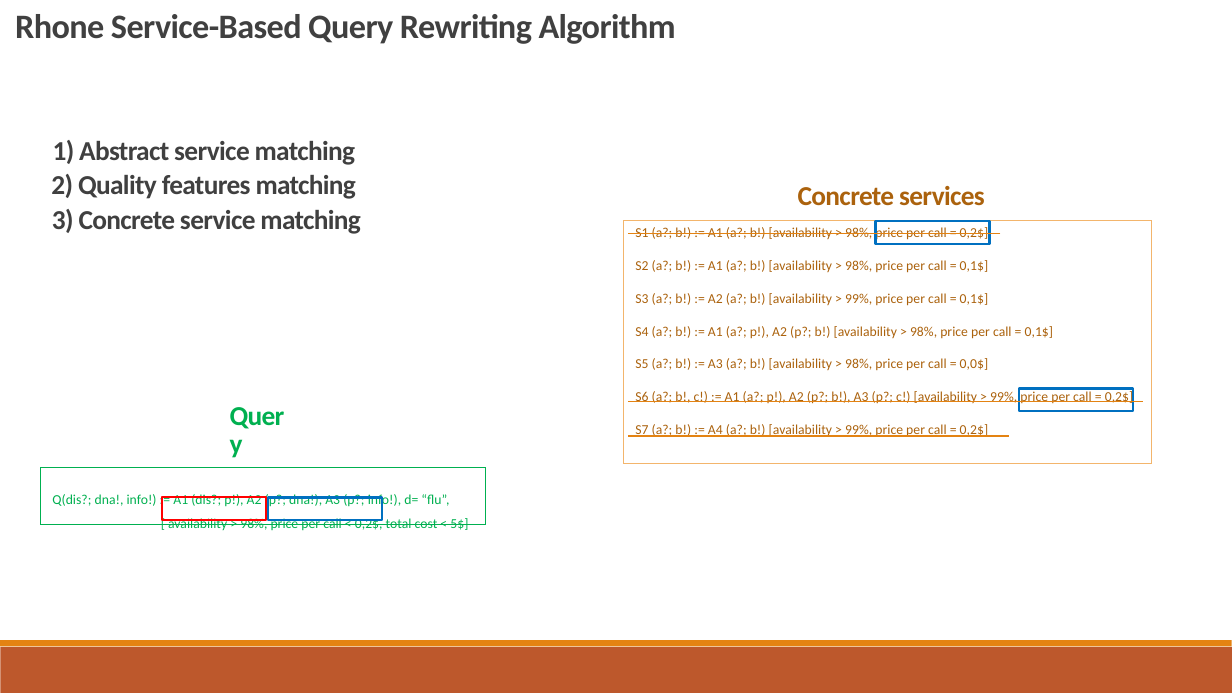
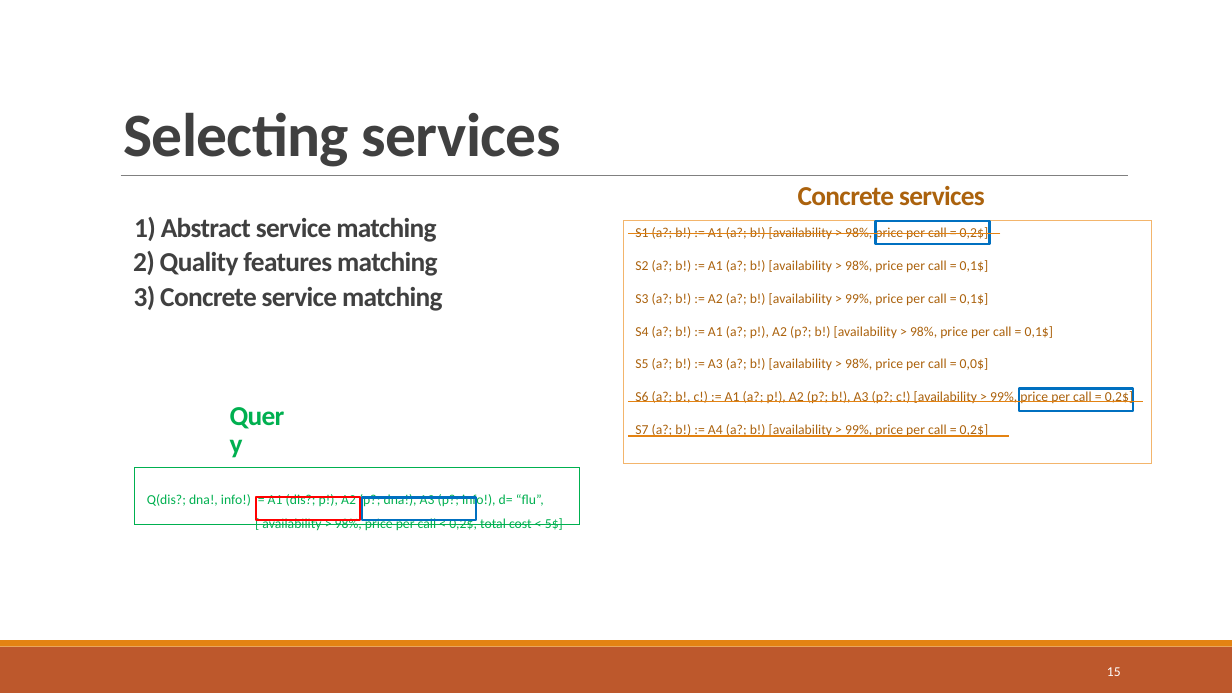
Before and after one commit to danielboni/DanielCarvalho-PhD, a slide deck: slide 15 of Presentations/ADBIS 2016/ADBIS-2016-Presentation.pptx (slide 18 before the commit). Drawn at 1232x693 pixels with LibreOffice and Linux fonts; fonts in the diff are those of the drawing. Boxes give left, top, right and bottom in pixels: in the first picture for what was removed or moved away, otherwise in the second. Text is boxed around its words. In the diff, an @@ line names an element or a change of style, - is before the commit and + after.

Commit message:
Modifications de Geno sur l'objectif, vision et principe de l'algorithme

```diff
--- a/Presentations/ADBIS 2016/ADBIS-2016-Presentation.pptx
+++ b/Presentations/ADBIS 2016/ADBIS-2016-Presentation.pptx
@@ text removed at <box>15,14,676,44</box> @@
-Rhone Service-Based Query Rewriting Algorithm
@@ title added at <box>123,112,561,167</box>, 36 pt, text #404040, bold @@
+Selecting services
@@ line added from (121, 176) to (1127, 176), #808080 0.5 pt @@
@@ 3 texts: place and size @@
-3 texts at <box>51,140,360,234</box>
+3 texts at <box>133,217,442,311</box>
@@ 3 rectangles: place and size @@
-3 rectangles at <box>41,467,485,525</box>
+3 rectangles at <box>134,467,579,525</box>
@@ page number added at <box>1107,667,1121,676</box>, 7.9 pt, text #FFFFFF @@
+15
```
Also in this commit, not shown: 6 other slides changed, 3 slides added, 1 slide removed.
